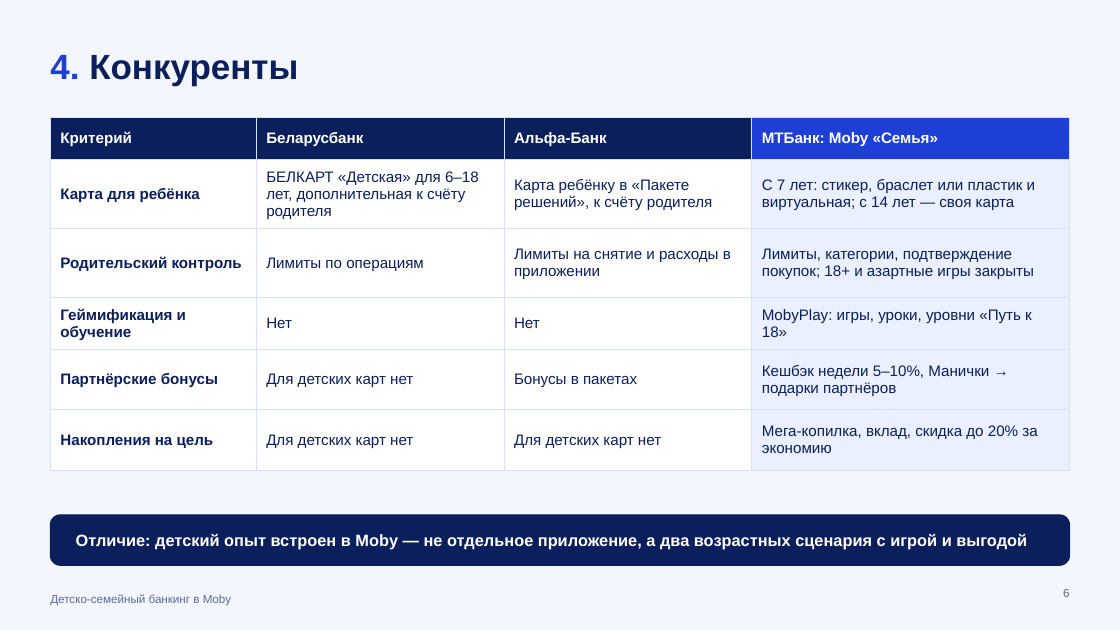
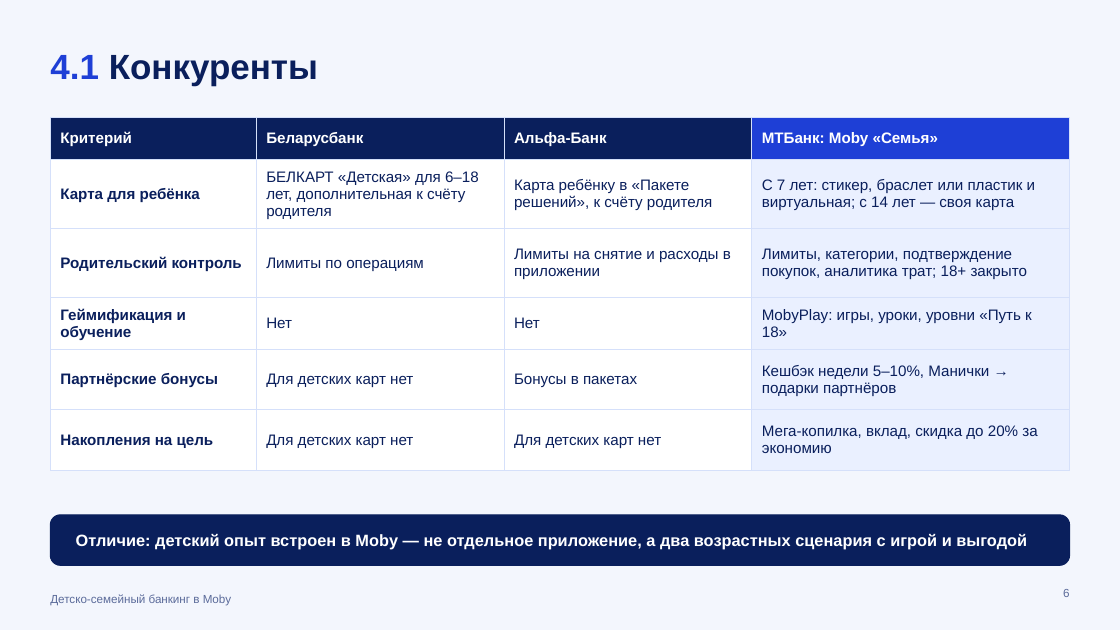
Before and after one commit to kvasiuum/hackatonmtbank, a slide deck: slide 6 of presentation/Moby_Семья_презентация.pptx. Drawn at 1120x630 pixels with LibreOffice and Linux fonts; fonts in the diff are those of the drawing. Boxes give left, top, right and bottom in pixels: in the first picture for what was removed or moved away, otherwise in the second. Text is boxed around its words. In the diff, an @@ line names an element or a change of style, - is before the commit and + after.

```diff
--- a/presentation/Moby_Семья_презентация.pptx
+++ b/presentation/Moby_Семья_презентация.pptx
@@ title at <box>50,55,318,86</box>: text changed @@
-4. Конкуренты
+4.1 Конкуренты
@@ table at <box>50,118,1070,457</box> @@
-row 3, column 4: Лимиты, категории, подтверждение покупок; 18+ и азартные игры закрыты
+row 3, column 4: Лимиты, категории, подтверждение покупок, аналитика трат; 18+ закрыто
```
Also in this commit, not shown: 9 other slides changed, 8 slides added, 3 slides removed, 10 other files.
